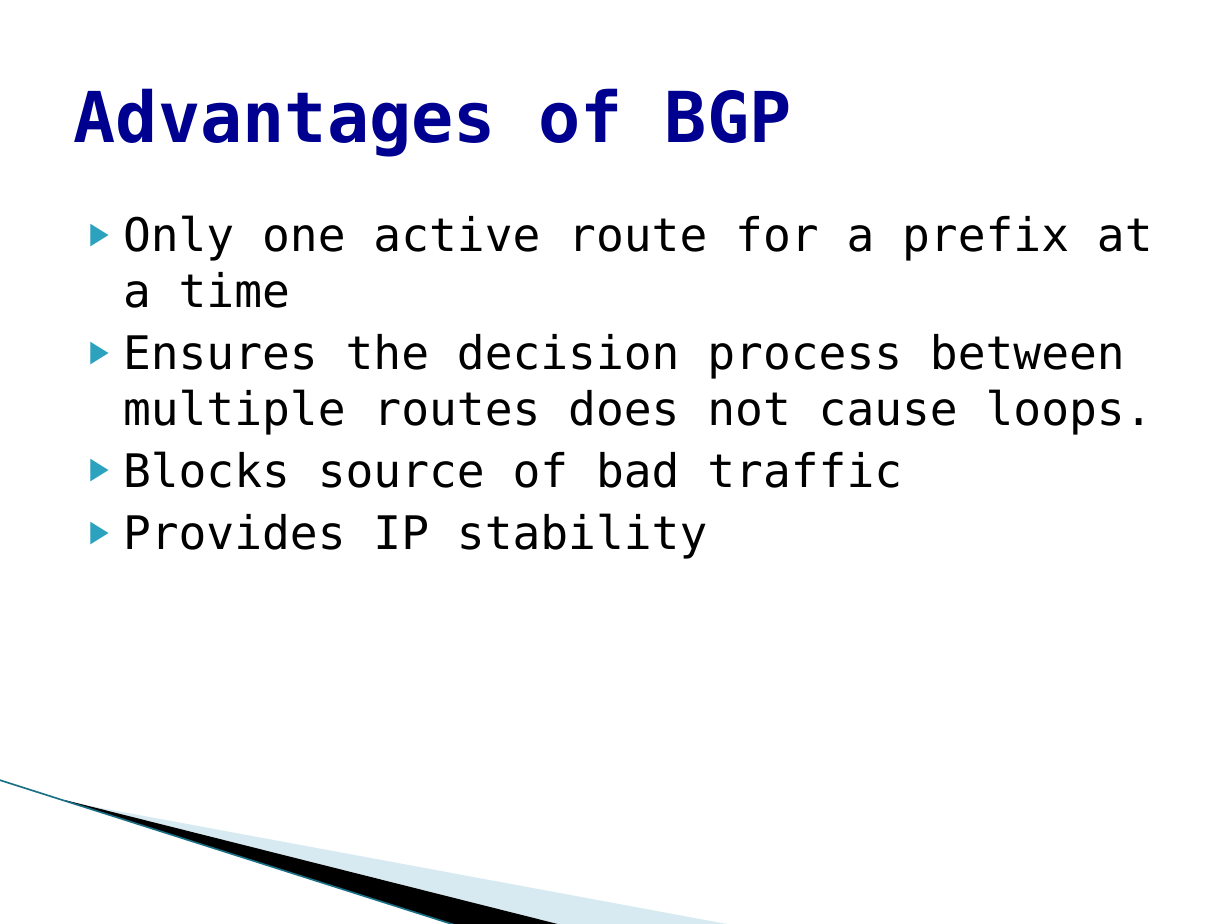
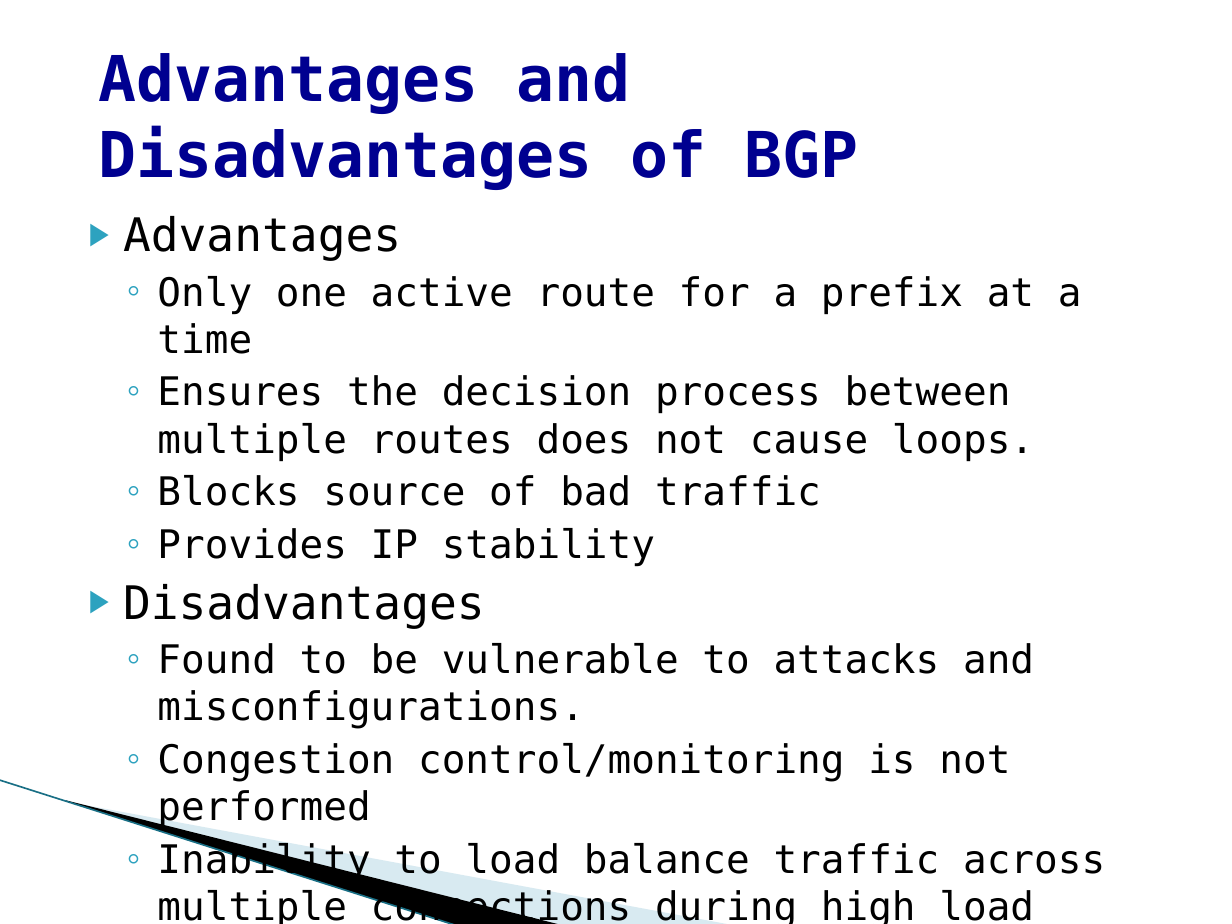
Before and after one commit to Polo08816/COSC650, a slide deck: slide 6 of documents/Presentation BGP.pptx (slide 7 before the commit). Drawn at 1232x924 pixels with LibreOffice and Linux fonts; fonts in the diff are those of the drawing; background and template pictures are left out. Boxes give left, top, right and bottom in pixels: in the first picture for what was removed or moved away, otherwise in the second. Text is boxed around its words. In the diff, an @@ line names an element or a change of style, - is before the commit and + after.

```diff
--- a/documents/Presentation BGP.pptx
+++ b/documents/Presentation BGP.pptx
@@ title at box(98, 53, 858, 190): text changed; size 41 to 36.9 pt @@
-Advantages of BGP
+Advantages and Disadvantages of BGP
@@ text at box(123, 216, 401, 261): paragraph added @@
+▶ Advantages
@@ text at box(157, 276, 1082, 567): size 27 to 23 pt in "Only one active route for a prefix ...", "Ensures the decision process between multiple routes ...", "Blocks source of bad traffic", "Provides IP stability"; bullet ▶ to ◦; list level 1 to 2 in "Only one active route for ..."; list level 1 to 2 in "Ensures the decision process between ..."; list level 1 to 2 in "Blocks source of bad traffic"; list level 1 to 2 in "Provides IP stability" @@
@@ text at box(123, 584, 1105, 924): paragraphs added @@
+▶ Disadvantages
+  ◦ Found to be vulnerable to attacks and misconfigurations.
+  ◦ Congestion control/monitoring is not performed
+  ◦ Inability to load balance traffic across multiple connections during high load
```
Also in this commit, not shown: 4 other slides changed, 2 slides removed.
